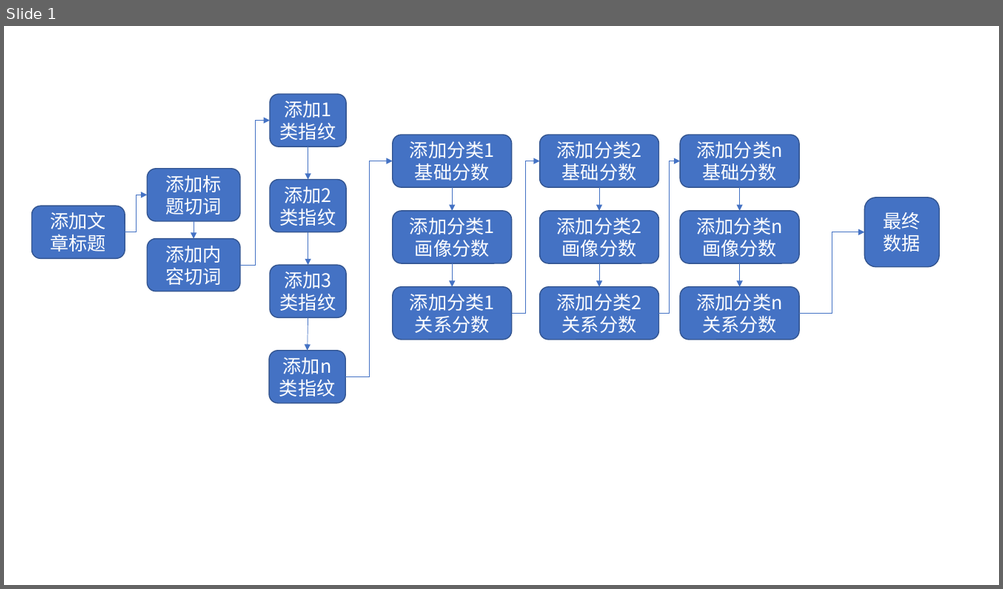
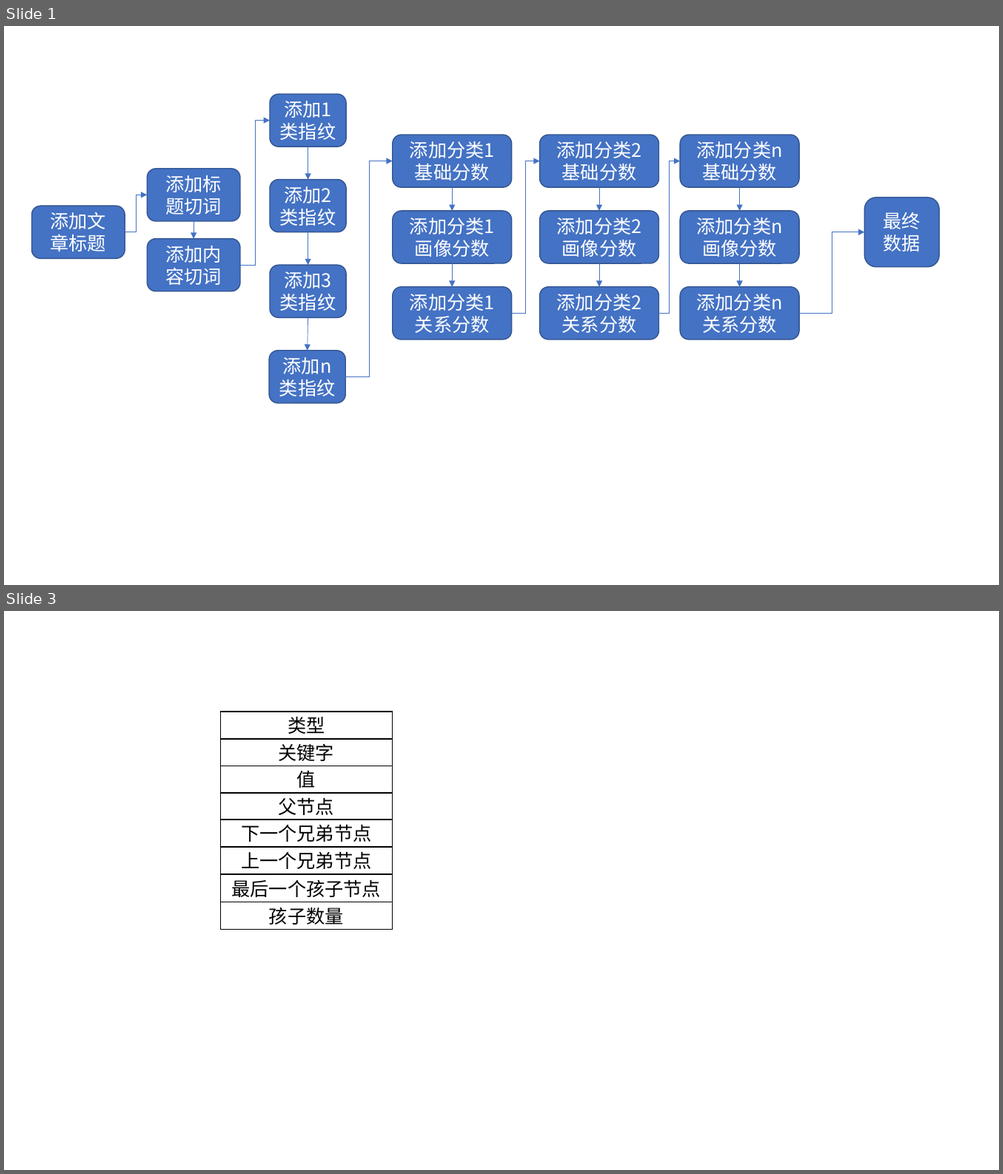
Before and after one commit to dacez/zzzperformance, a slide deck: resource/image.pptx. Shown one above the other, each under a label of ours: slide 1 before the commit, slides 1 and 3 after it; the slides between them are not shown. The pictures are 1003x589 and 1003x1174 pixels, drawn with LibreOffice and Linux fonts; fonts in the diff are those of the drawing. Boxes give left, top, right and bottom in pixels: in the first picture for what was removed or moved away, otherwise in the second. Text is boxed around its words. In the diff, an @@ line names an element or a change of style, - is before the commit and + after.

```diff
--- a/resource/image.pptx
+++ b/resource/image.pptx
@@ slide 3 added at bbox=[4, 611, 999, 1170], background #FFFFFF @@
@@ rectangle added at bbox=[220, 712, 392, 930], fill #FFFFFF, outline #000000 1 pt @@
@@ rectangle added at bbox=[220, 712, 392, 739], fill #FFFFFF, outline #000000 1 pt, 18 pt, text #000000 @@
+类型
@@ rectangle added at bbox=[220, 739, 392, 767], fill #FFFFFF, outline #000000 1 pt, 18 pt, text #000000 @@
+关键字
@@ rectangle added at bbox=[220, 766, 392, 794], fill #FFFFFF, outline #000000 1 pt, 18 pt, text #000000 @@
+值
@@ rectangle added at bbox=[220, 793, 392, 820], fill #FFFFFF, outline #000000 1 pt, 18 pt, text #000000 @@
+父节点
@@ rectangle added at bbox=[220, 820, 392, 848], fill #FFFFFF, outline #000000 1 pt, 18 pt, text #000000 @@
+下一个兄弟节点
@@ rectangle added at bbox=[220, 848, 392, 875], fill #FFFFFF, outline #000000 1 pt, 18 pt, text #000000 @@
+上一个兄弟节点
@@ rectangle added at bbox=[220, 875, 392, 903], fill #FFFFFF, outline #000000 1 pt, 18 pt, text #000000 @@
+最后一个孩子节点
@@ rectangle added at bbox=[220, 902, 392, 930], fill #FFFFFF, outline #000000 1 pt, 18 pt, text #000000 @@
+孩子数量
```
Also in this commit, not shown: 1 other slide added, 3 other files.
